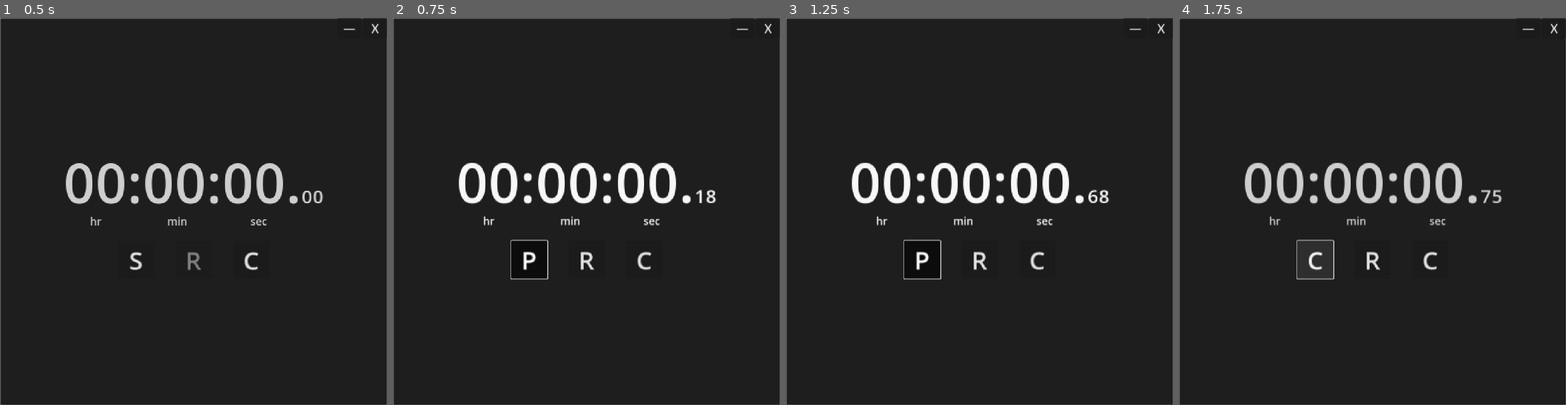
Above: before the commit, frames 1-4 (left to right).
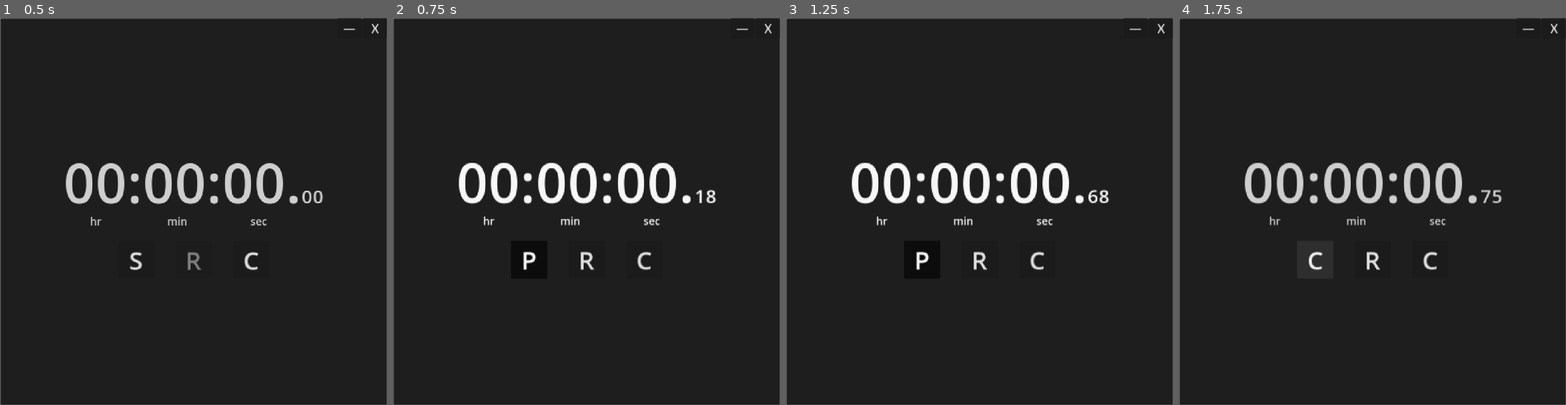
Above: after the commit, the same moments.

Repository: LiteFeather1/ltf-stopwatch
Game: Godot game, scene res://main.tscn
Same seed, same stepped clock (60 frames per second), same inputs: the game is played once before the commit and once after it.
Inputs:
- Up to frame 1 (0.5 s): no input
- Up to frame 2 (0.75 s): click "S" at 0.5 s
- Up to frame 3 (1.25 s): no input
- Up to frame 4 (1.75 s): click "P" at 1.25 s

Frame 1 is identical in both runs. In frame 2, 0.1% of the frame differs, in the area x 30-41%, y 57-68%; in frame 3, 0.1%; in frame 4, 0.1%.

Commit message:
All buttons now don't gain focus when clicked

Diff:
--- a/scenes/chrome.tscn
+++ b/scenes/chrome.tscn
@@ -13,12 +13,14 @@
 [node name="b_minimise_window" type="Button" parent="."]
 custom_minimum_size = Vector2(64, 0)
 layout_mode = 2
+focus_mode = 0
 theme_override_font_sizes/font_size = 32
 text = "—"
 
 [node name="b_close_window" type="Button" parent="."]
 custom_minimum_size = Vector2(64, 0)
 layout_mode = 2
+focus_mode = 0
 theme_override_font_sizes/font_size = 32
 text = "X"
 
--- a/scenes/stopwatch.tscn
+++ b/scenes/stopwatch.tscn
@@ -21,7 +21,7 @@
 fit_content = true
 scroll_active = false
 
-[node name="Label" type="Label" parent="."]
+[node name="l_hr_min_sec" type="Label" parent="."]
 layout_mode = 2
 theme_override_font_sizes/font_size = 28
 text = "          hr                        min                       sec"
--- a/scenes/stopwatch_ui.tscn
+++ b/scenes/stopwatch_ui.tscn
@@ -24,6 +24,7 @@
 unique_name_in_owner = true
 custom_minimum_size = Vector2(96, 96)
 layout_mode = 2
+focus_mode = 0
 theme_override_fonts/font = ExtResource("2_u8cm0")
 theme_override_font_sizes/font_size = 66
 toggle_mode = true
@@ -37,6 +38,7 @@
 unique_name_in_owner = true
 custom_minimum_size = Vector2(96, 96)
 layout_mode = 2
+focus_mode = 0
 theme_override_fonts/font = ExtResource("2_u8cm0")
 theme_override_font_sizes/font_size = 66
 disabled = true
@@ -50,6 +52,7 @@
 unique_name_in_owner = true
 custom_minimum_size = Vector2(96, 96)
 layout_mode = 2
+focus_mode = 0
 theme_override_fonts/font = ExtResource("2_u8cm0")
 theme_override_font_sizes/font_size = 66
 text = "C"
